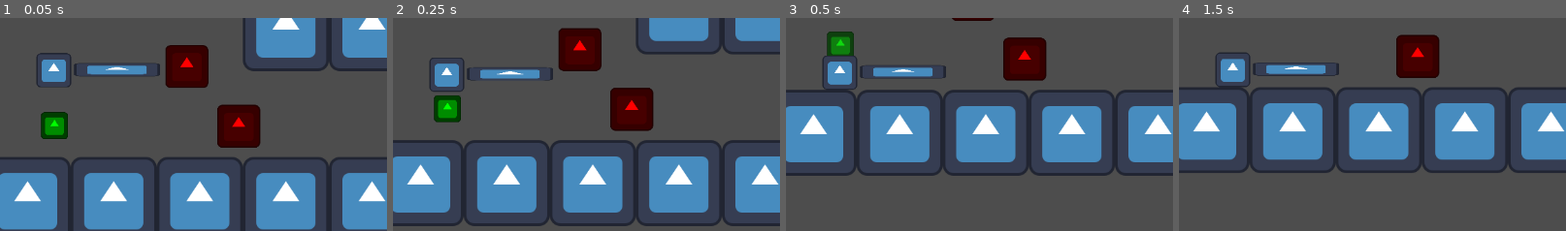
Above: before the commit, frames 1-4 (left to right).
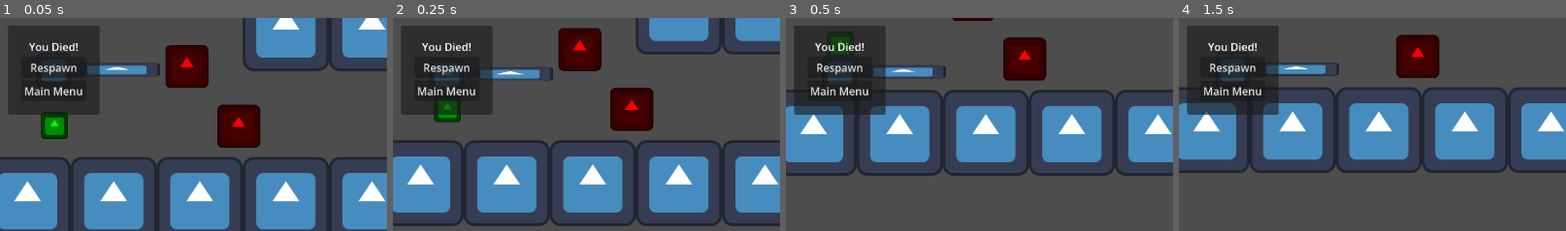
Above: after the commit, the same moments.

Repository: TheHumanMRP/RPG-Life-Tracker
Game: Godot game, scene res://Folders/Systems/Main/Scenes/main_scene.tscn
Same seed, same stepped clock (60 frames per second), same inputs: the game is played once before the commit and once after it. The engine's default icon, where the game draws it, is replaced by a stand-in: a white triangle on a blue panel in a dark square.
Inputs (mouse positions are % of the whole screen's width and height, from its top left):
- Up to frame 1 (0.05 s): no input
- Up to frame 2 (0.25 s): no input
- Up to frame 3 (0.5 s): no input
- Up to frame 4 (1.5 s): click (50, 50) at 0.5 s, where only the run after the commit has a clickable "Respawn"; click (50, 50) at 1.25 s, where only the run after the commit has a clickable "Respawn"
The pictures show only the part of the screen within x 43-93%, y 39-89%; the shares and areas given below are measured in that part.

The runs differ from the first frame. In frame 1, 9.3% of the frame differs, in the area x 2-26%, y 3-46%; in frame 2, 9.3%; in frame 3, 8.9%; in frame 4, 9.1%.
Error after the commit: Parse Error: Identifier "process" not declared in the current scope. (res://Folders/Systems/UIMenus/death_menu.gd:10)

Commit message:
Auto commit at 2026-08-09 19:14:59

Diff:
--- a/Folders/Systems/Globals/global.gd
+++ b/Folders/Systems/Globals/global.gd
@@ -39,10 +39,10 @@
 
 	if current_game_state == GAME_STATES.Playing:
 		Input.mouse_mode = Input.MOUSE_MODE_HIDDEN
-
+		get_tree().paused = false
 	elif current_game_state == GAME_STATES.Menu:
 		Input.mouse_mode = Input.MOUSE_MODE_VISIBLE
-
+		get_tree().paused = true
 
 func _ready() -> void:
 	test()
--- a/Folders/Systems/UIMenus/death_menu.gd
+++ b/Folders/Systems/UIMenus/death_menu.gd
@@ -7,6 +7,7 @@
 func _ready() -> void:
 	print("\nDeath Menu: _ready func called")
 
+	self.process_mode = process
 	self.hide()
 
 	respawn_button.pressed.connect(_on_respawn_button_pressed)
